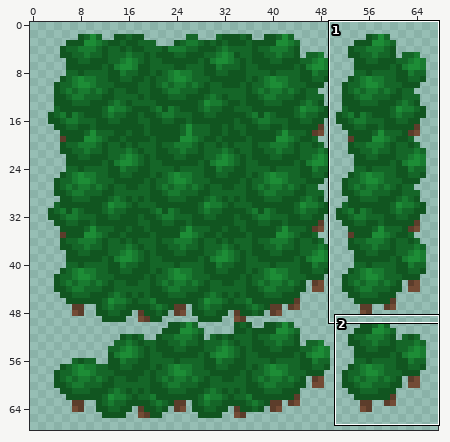
A sprite sheet gets an edit: public/assets/biomes/forest_tiles.png. The picture above shows the old version from afar; the outline marks the close-up.
Close-up. Before the edit:
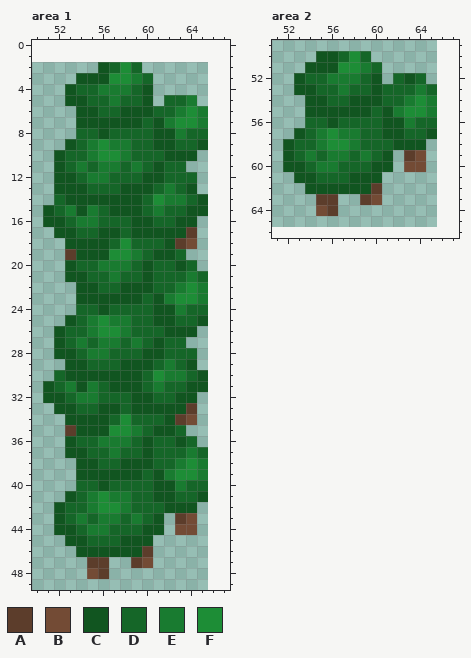
The file is 64x64 pixels. Colours within 5 levels of each other are drawn and written as one. Shown: area 1: x 50..67, y 0..49; area 2: x 51..67, y 49..66. The old version is drawn lined up with the new one, on the new canvas. The commit also changed other parts of the picture, which this record leaves out.
Palette (. is transparent): A #5c3d2b  B #734b35  C #115520  D #156628  E #197b30  F #1d8d36
Pixels before, area 1, first column x 51:
 2 .....CDFD......
 3 ...CCCFFED.....
 4 ..CDDEEEDC.....
 5 ..CCDDEDDC.DDE.
 6 ...CCDDCCCDDEFE
 7 ...CCCCCCDCEFFE
 8 ...DDCDDDDCCEDD
 9 ..CDEFEEDDCCDDC
10 .CDDEFFEDDDCCC.
11 .CDEDEEDEDCDD..
12 .CCDEEDDDCCDDD.
13 .CCCDDDCCCDEDC.
14 .DCCCCCCCDFEEDC
15 CDECEDCCCDEDDCC
16 CCDEEDDDCCDDCC.
17 .CCDDCCDCCCCCA.
18 ..CCCCDFDDDCAB.
19 ..ACCCFFEDCCD..
20 ..CDDEEEDCDDCD.
21 ..CCDDEDDCDDDED
22 ...CCDDCCCDDEFE
23 ...CCCCCCDCEFFE
24 ...DDCDDDDCCEDD
25 ..CDEFEEDDCCDDC
26 .CDDEFFEDDDCCC.
27 .CDEDEEDEDCDD..
28 .CCDEEDDDCCDDD.
29 ..CCDDDCCCDEDC.
30 .DCCCCCCCDFEEDC
31 CDECEDCCCDEDDCC
32 CCDEEDDDCCDDCC.
33 .CCDDCCDCCCCCA.
34 ..CCCCDFDDDCAB.
35 ..ACCCFFEDCCD..
36 ..CDDEEEDCDDCD.
37 ..CCDDEDDCDDDED
38 ...CCDDCCCDDEFE
39 ...CCCCCCDCEFFE
40 ...DDCDDDDCCEDD
41 ..CDEFEEDDCCDDC
42 .CDDEFFEDDDCCC.
43 .CDEDEEDEDC.AB.
44 .CCDEEDDDCC.BB.
45 ..CCDDDCCC.....
46 ...CCCCCCA.....
47 ....AA..AB.....
48 ....BA.........
Pixels before, area 2, first column x 52:
50 ...CCDFD......
51 ..CCCFFED.....
52 .CDDEEEDC.DCD.
53 .CCDDEDDCDDDED
54 ..CCDDCCCDDEFE
55 ..CCCCCCDCEFFE
56 ..DDCDDDDCCEDD
57 .CDEFEEDDCCDDC
58 CDDEFFEDDDCCC.
59 CDEDEEDEDC.AB.
60 CCDEEDDDCC.BB.
61 .CCDDDCCC.....
62 ..CCCCCCA.....
63 ...AA..AB.....
64 ...BA.........
The same view after the edit:
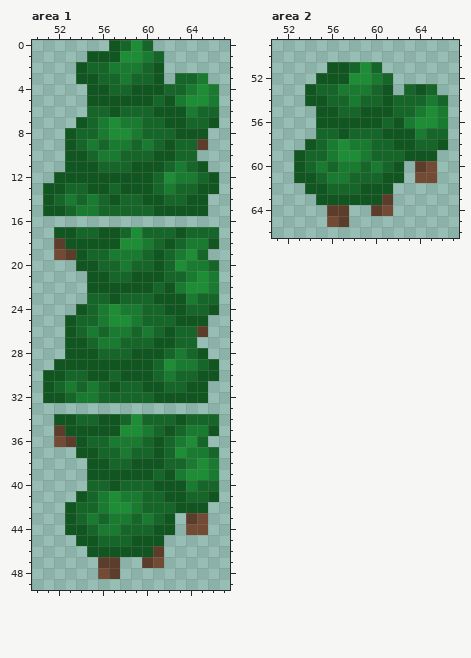
Change:
canvas 64x64 -> 68x68, the old top-left corner now at 2,2
Changed rows in their new state; - is an unchanged pixel.
Area 1:
first column x 51:
 0 ------CDFD------
 1 ----CCCFFED-----
 2 ---CDDEEEDC-----
 3 -----DDED-C-DDE-
 4 --..CCDDC-CDDEFE
 5 --..CCCCC-DCEFFE
 6 ---.D-CDDDCCCEDD
 7 ----DEFEE-DCCDDC
 8 --C--EFFE-DDCCC-
 9 -----D---ED---A-
10 -.CCDEED--C-DD--
11 -.CCCDD-CC--EDC-
12 ---CCCCCC-DFEEDC
13 C-DDCC-------DCC
14 C-EDED-DDCCDDC--
15 -CDE--DDD-CCC---
16 ..............--
17 --------FDDD-DDD
18 -A----C-FE--DEEC
19 -B--DDEE---DEFD-
20 --.CCDD--DC-FEED
21 --..CCD-C-C---FE
22 ---.-CC----C--FE
23 ---.DD-DD--CCEDD
24 ---C-EFEE-D-C--C
25 ----DEFFE-DDCC--
26 -.C--DE--E--DDA-
27 -.CC----D--C-D--
28 -.-CCD--C---E-C-
29 -C--CCC----FEEDC
30 CCDD--D--CD-D--C
31 ---D---DDCC-----
32 --------DDCC--C-
33 -.............--
34 -C-DD-CDF--DCDDD
35 -AC---C-FED--EEC
36 -BAC-D--EDC-EFD-
37 --.-C-DE-DC-F-ED
38 ---.-C-D--C-DEFE
39 ---.-----CDCE-FE
40 ---.-DC-----CE-D
41 --.CDEF-E-D-C-DC
42 -.C-DE-FE--D--C-
43 -.CDED-EDEDC.AB-
44 -.-CD-E--D-C.-B-
45 --.-C--D--C-----
46 ---.-----CA-----
47 ----.-A-.AB-----
48 ----.BA---------
Area 2:
first column x 52:
50 ---.....-------
51 --..-CDF-------
52 -..CCCFFED...--
53 -.----EEDC.-C--
54 ------EDDC-DD-D
55 --.--DD-C-DDEFE
56 --.C-CCCCD--FFE
57 -..DDCD----CEDD
58 ..CDE--E----DDC
59 .CD--FF--DDCCC-
60 .---DEE-EDC.AB-
61 ----EEDDDCC-BB-
62 ----DDD-CC-----
63 ---CCCCCCA-----
64 ---.-A--AB-----
65 ----BA---------
Where, in picture pixels (left, top, right, bottom), the same in both close-ups:
changed: (43, 40, 219, 579)
changed: (283, 51, 448, 227)
